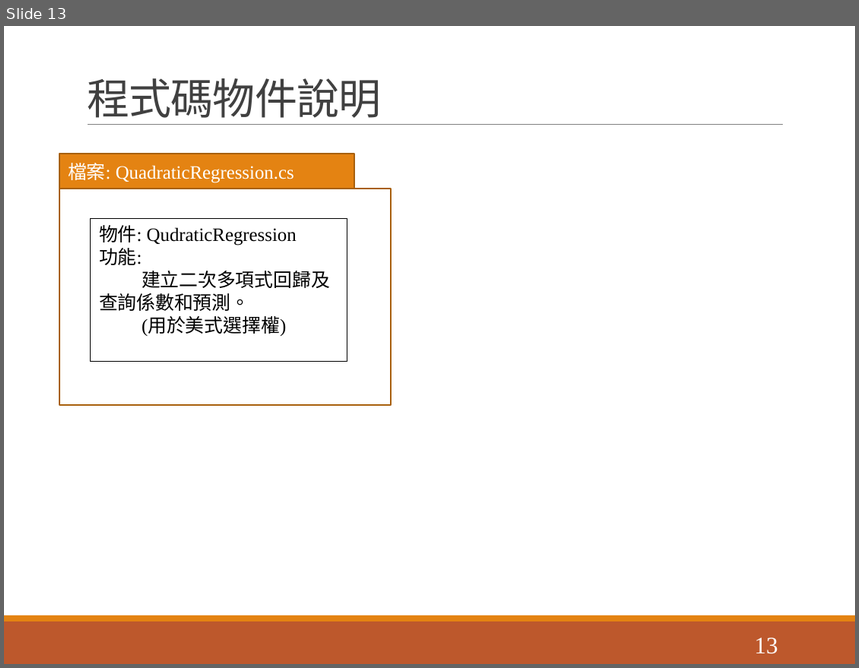
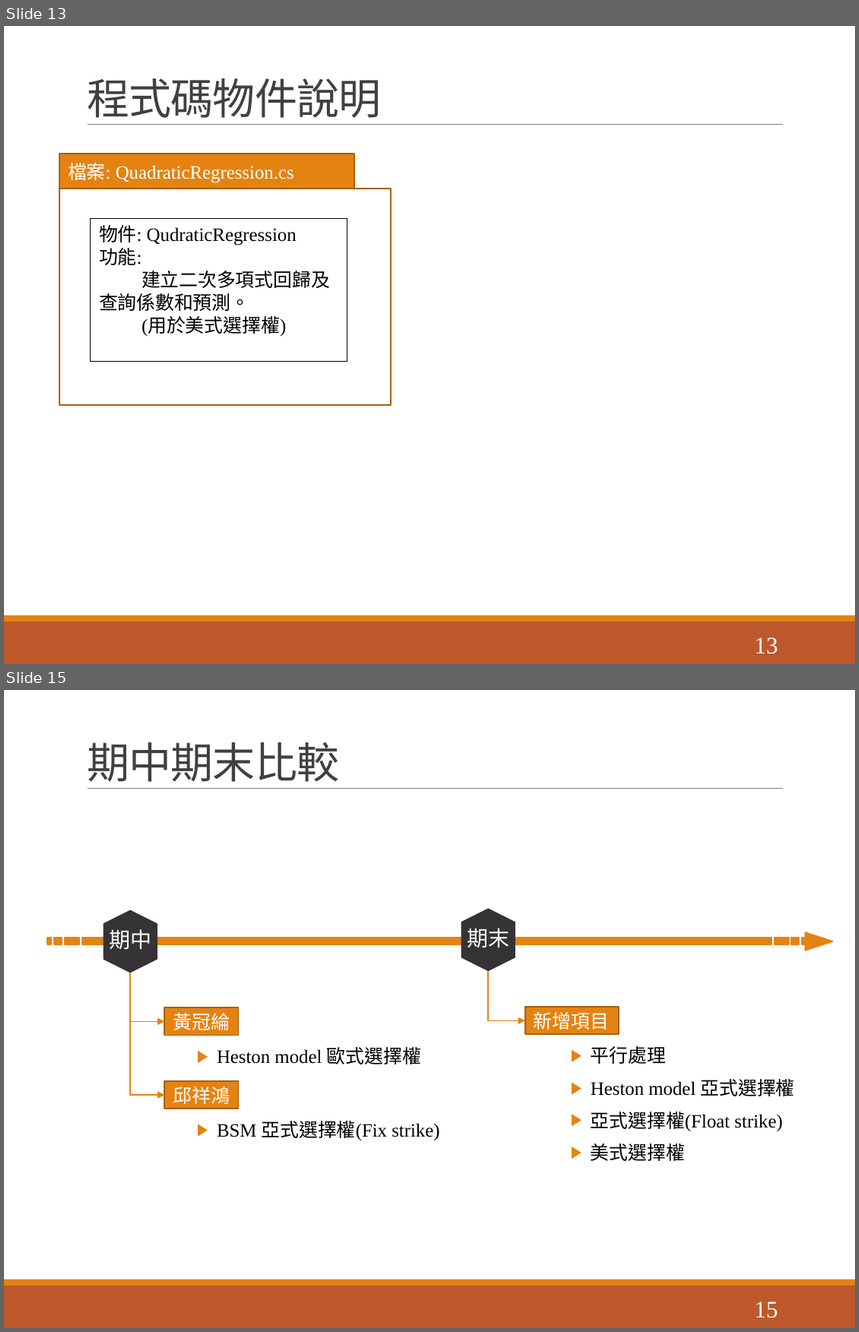
Before and after one commit to jian5753/heston-monter-carlo-multiThread, a slide deck: 期中專案_heston_model的蒙地卡羅模擬.pptx. Shown one above the other, each under a label of ours: slide 13 before the commit, slides 13 and 15 after it; the slides between them are not shown. The pictures are 859x668 and 859x1332 pixels, drawn with LibreOffice and Linux fonts; fonts in the diff are those of the drawing. Boxes give left, top, right and bottom in pixels: in the first picture for what was removed or moved away, otherwise in the second. Text is boxed around its words. In the diff, an @@ line names an element or a change of style, - is before the commit and + after.

```diff
--- a/期中專案_heston_model的蒙地卡羅模擬.pptx
+++ b/期中專案_heston_model的蒙地卡羅模擬.pptx
@@ slide 15 added at bbox=[4, 690, 855, 1328], background #FFFFFF; not listed: 3 template elements that a slide beside it also shows @@
@@ title added at bbox=[87, 742, 339, 789], 36 pt, text #404040 @@
+期中期末比較
@@ group added at bbox=[47, 909, 832, 973]: 7 rectangles, 2 hexagons, 2 texts, 1 triangle @@
+期中
+期末
@@ elbow arrow added from (130, 973) to (165, 1022), #E48312 1 pt @@
@@ elbow arrow added from (130, 973) to (165, 1095), #E48312 1 pt @@
@@ elbow arrow added from (488, 972) to (525, 1021), #E48312 1 pt @@
@@ rectangle added at bbox=[165, 1008, 239, 1036], fill #E48312, outline #A9610D 1.25 pt, 16 pt, text #FFFFFF @@
+黃冠綸
@@ triangle added at bbox=[198, 1050, 207, 1062], fill #E48312 @@
@@ text added at bbox=[217, 1047, 421, 1065], 16 pt, text #000000 @@
+Heston model 歐式選擇權
@@ rectangle added at bbox=[165, 1081, 239, 1109], fill #E48312, outline #A9610D 1.25 pt, 16 pt, text #FFFFFF @@
+邱祥鴻
@@ text added at bbox=[217, 1121, 439, 1141], 16 pt, text #000000 @@
+BSM 亞式選擇權(Fix strike)
@@ triangle added at bbox=[198, 1125, 207, 1136], fill #E48312 @@
@@ group added at bbox=[525, 1008, 795, 1161]: 4 triangles, 4 texts, 1 rectangle @@
+平行處理
+新增項目
+Heston model 亞式選擇權
+亞式選擇權(Float strike)
+美式選擇權
@@ page number added at bbox=[755, 1302, 778, 1319], 20 pt, text #FFFFFF @@
+15
```
Also in this commit, not shown: 1 slide changed, 2 other slides added.
